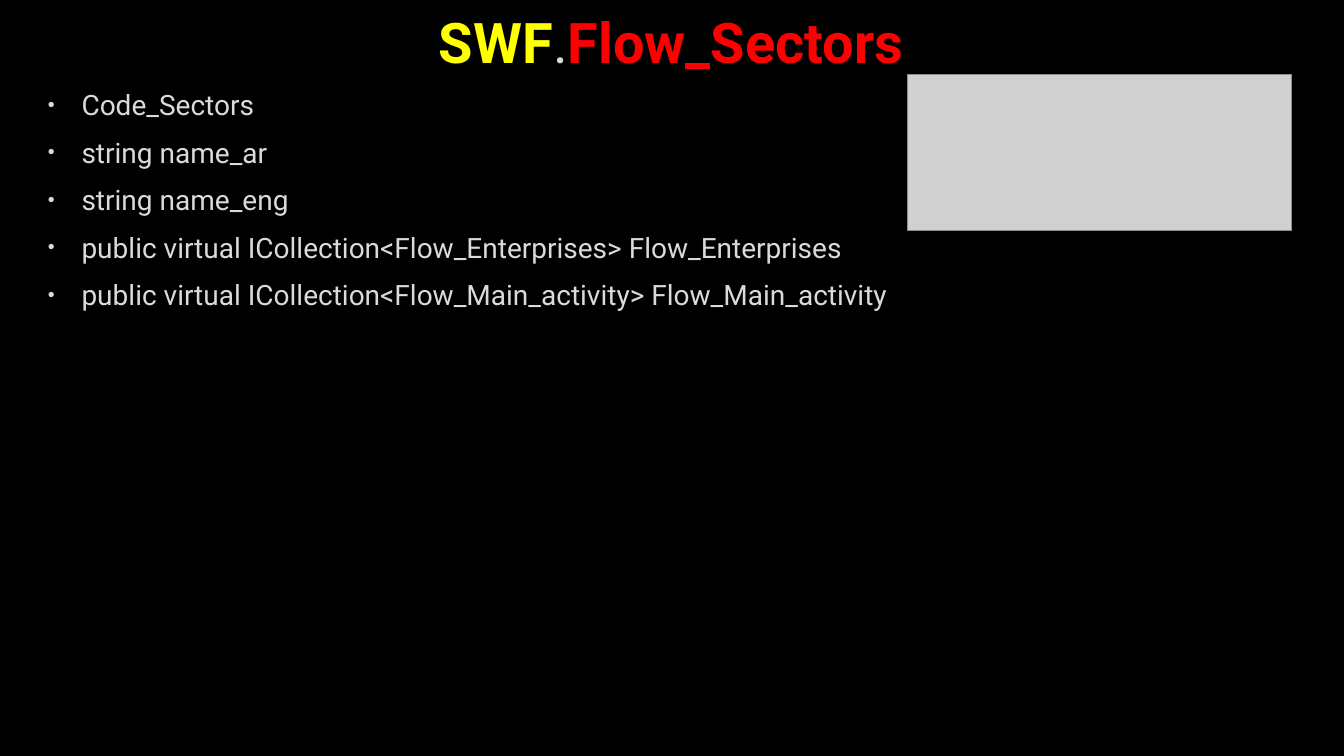
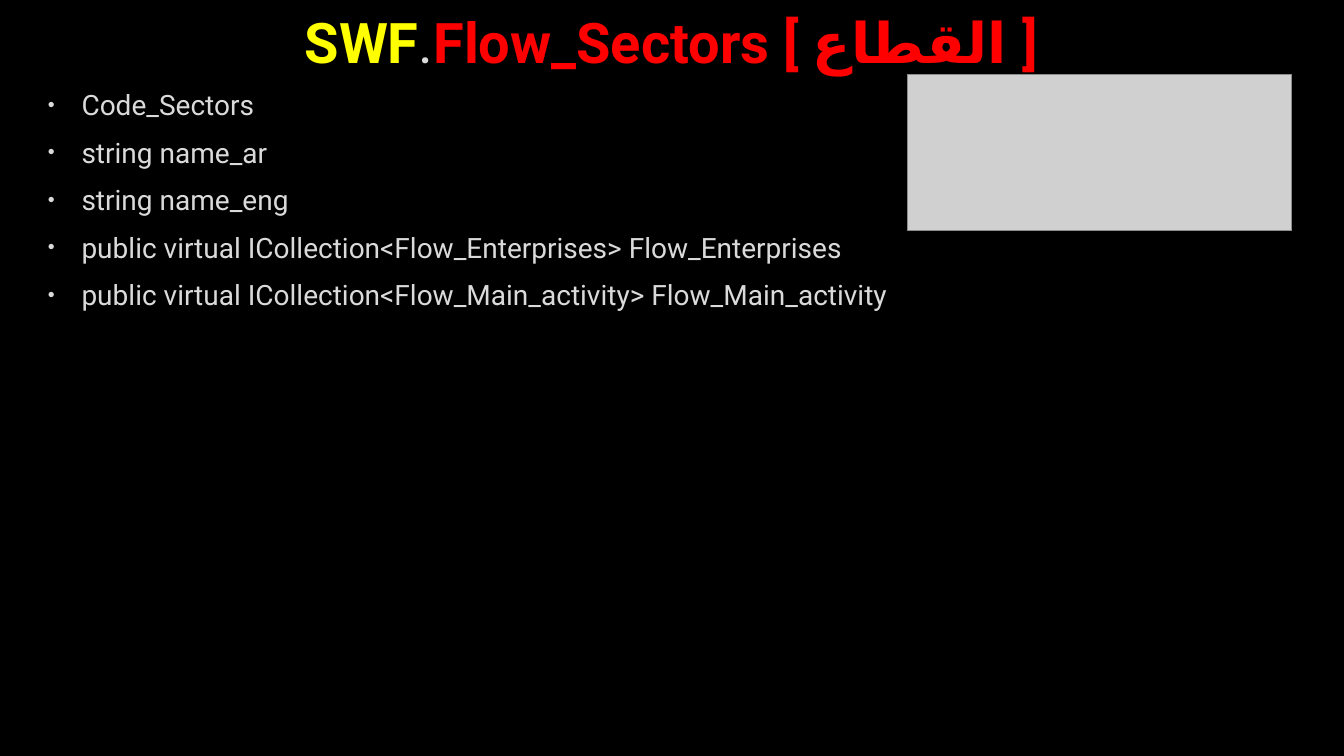
Before and after one commit to AhmedMohamedSamir1/Summary, a slide deck: slide 99 of Dot Net/Business.pptx. Drawn at 1344x756 pixels with LibreOffice and Linux fonts; fonts in the diff are those of the drawing; grey boxes stand for pictures; background and template pictures are left out. Boxes give left, top, right and bottom in pixels: in the first picture for what was removed or moved away, otherwise in the second. Text is boxed around its words. In the diff, an @@ line names an element or a change of style, - is before the commit and + after.

```diff
--- a/Dot Net/Business.pptx
+++ b/Dot Net/Business.pptx
@@ title at bbox=[305, 20, 1007, 75]: text changed @@
-SWF.Flow_Sectors
+SWF.Flow_Sectors [ القطاع ]
```
Also in this commit, not shown: 3 other slides changed, 3 slides added.
